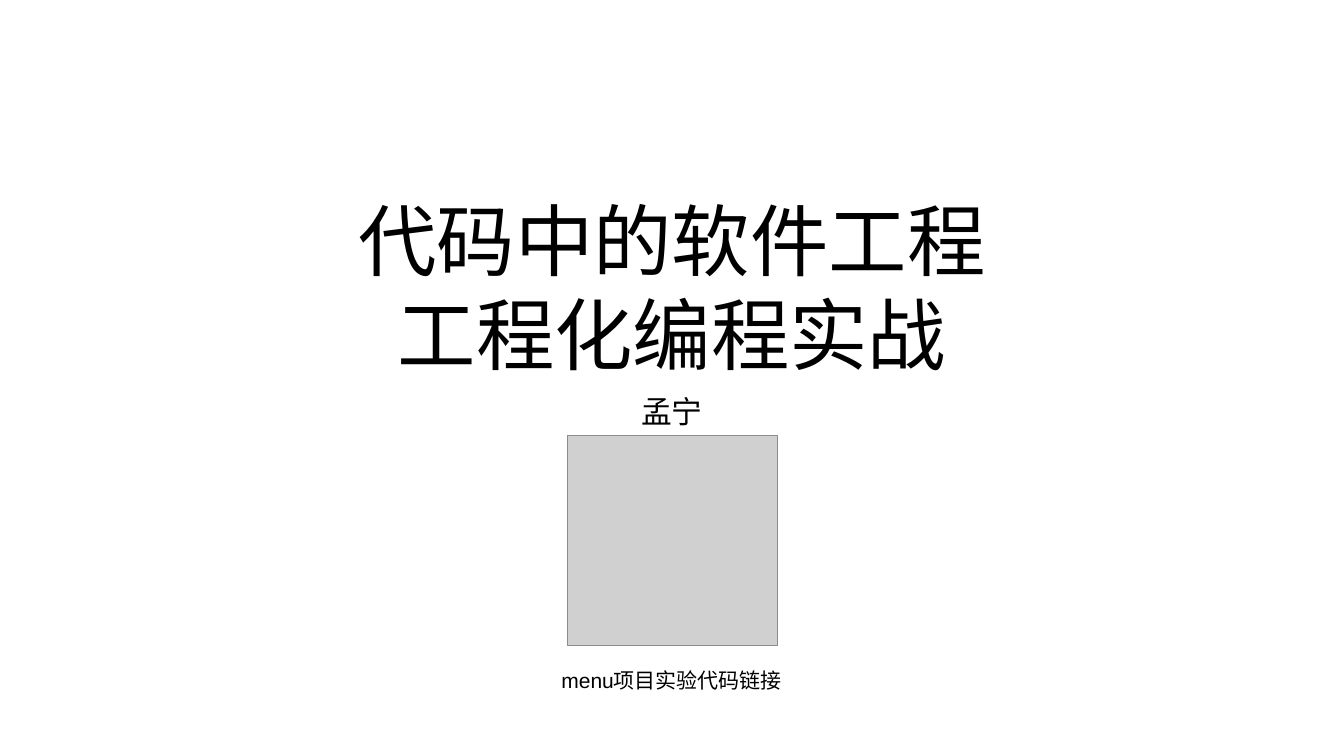
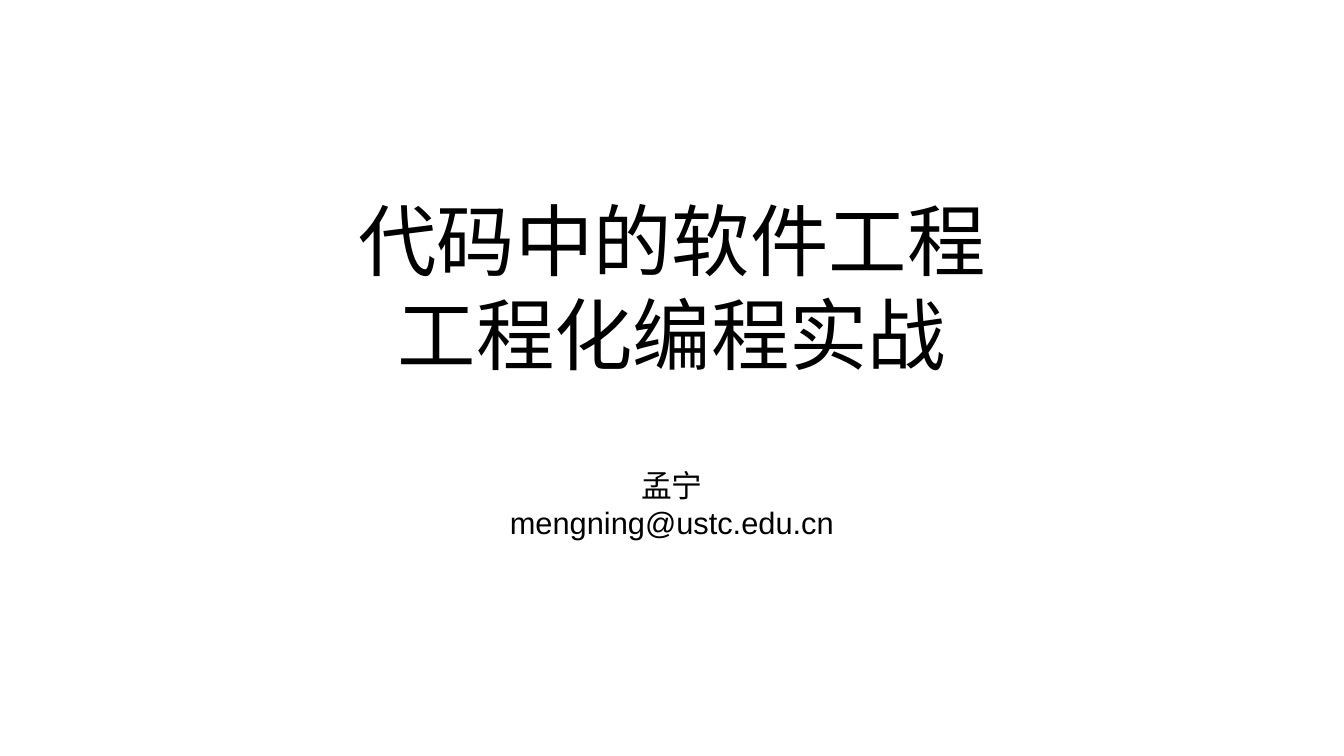
Before and after one commit to mengning/se, a slide deck: slide 1 of ppt/工程化编程实战——代码中的软件工程.pptx. Drawn at 1344x756 pixels with LibreOffice and Linux fonts; fonts in the diff are those of the drawing; grey boxes stand for pictures. Boxes give left, top, right and bottom in pixels: in the first picture for what was removed or moved away, otherwise in the second. Text is boxed around its words. In the diff, an @@ line names an element or a change of style, - is before the commit and + after.

```diff
--- a/ppt/工程化编程实战——代码中的软件工程.pptx
+++ b/ppt/工程化编程实战——代码中的软件工程.pptx
@@ subtitle removed at (641,397,703,426) @@
-孟宁
@@ picture removed at (567,435,777,645) @@
@@ text added at (510,471,834,540), 44 pt, text #000000 @@
+孟宁
+mengning@ustc.edu.cn
@@ text removed at (561,671,781,690) @@
-menu项目实验代码链接
```
Also in this commit, not shown: 21 other slides changed, 3 slides removed.
